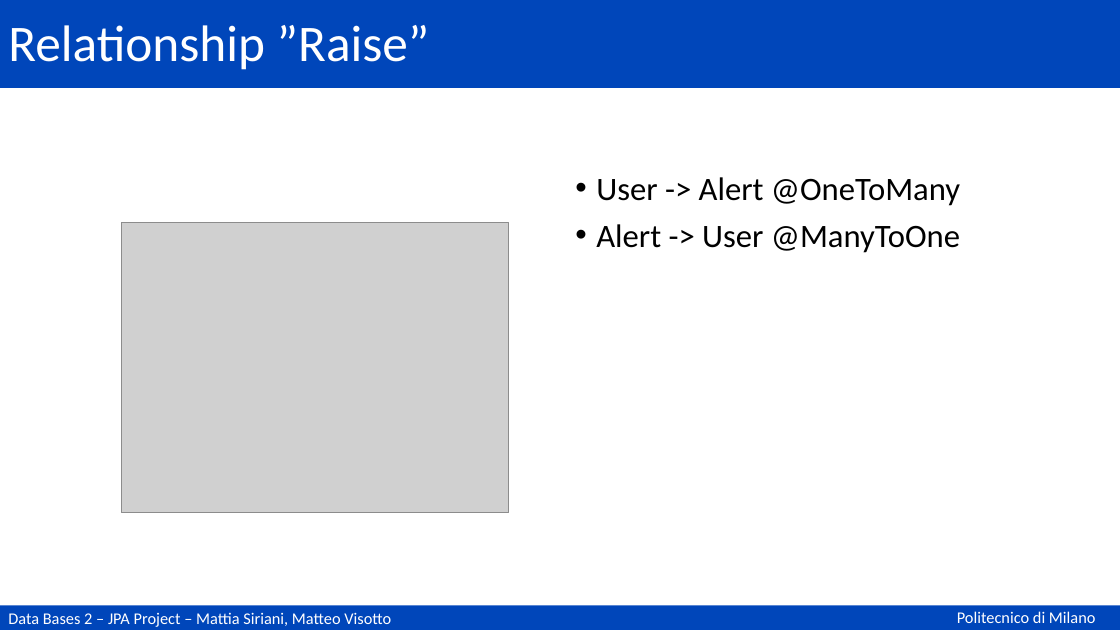
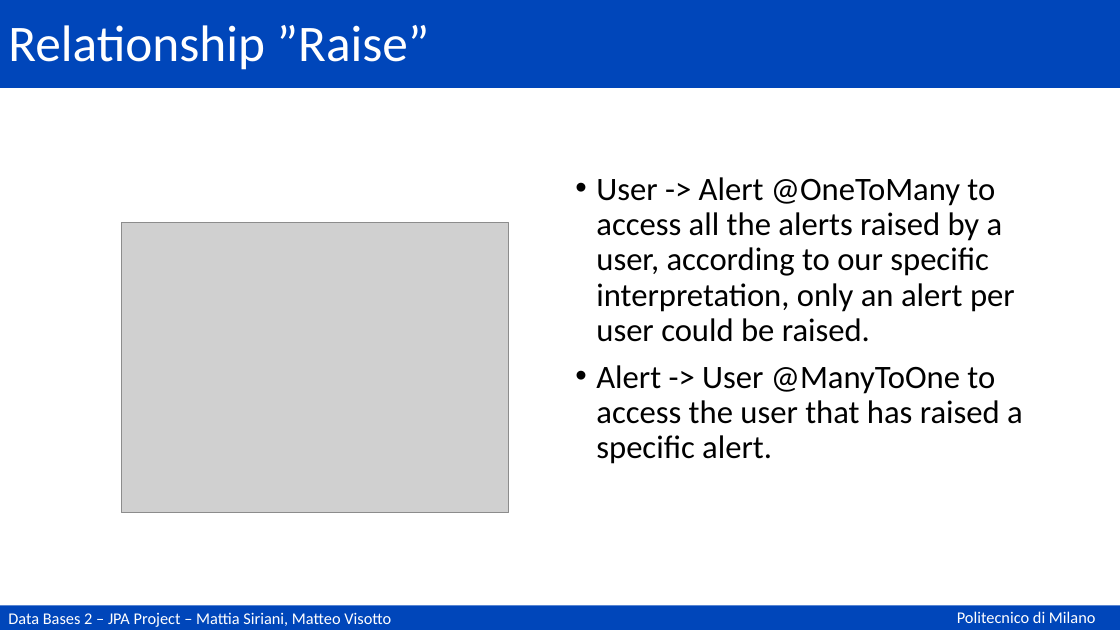
Before and after one commit to matteovisotto/DB2-SirianiVisotto, a slide deck: slide 59 of Documentation.pptx (slide 57 before the commit). Drawn at 1120x630 pixels with LibreOffice and Linux fonts; fonts in the diff are those of the drawing; grey boxes stand for pictures. Boxes give left, top, right and bottom in pixels: in the first picture for what was removed or moved away, otherwise in the second. Text is boxed around its words. In the diff, an @@ line names an element or a change of style, - is before the commit and + after.

```diff
--- a/Documentation.pptx
+++ b/Documentation.pptx
@@ text at (596, 177, 1023, 464): text changed @@
-• User -> Alert @OneToMany
-• Alert -> User @ManyToOne
+• User -> Alert @OneToMany to access all the alerts raised by a user, according to our specific interpretation, only an alert per user could be raised.
+• Alert -> User @ManyToOne to access the user that has raised a specific alert.
```
Also in this commit, not shown: 11 other slides changed, 2 slides added.
